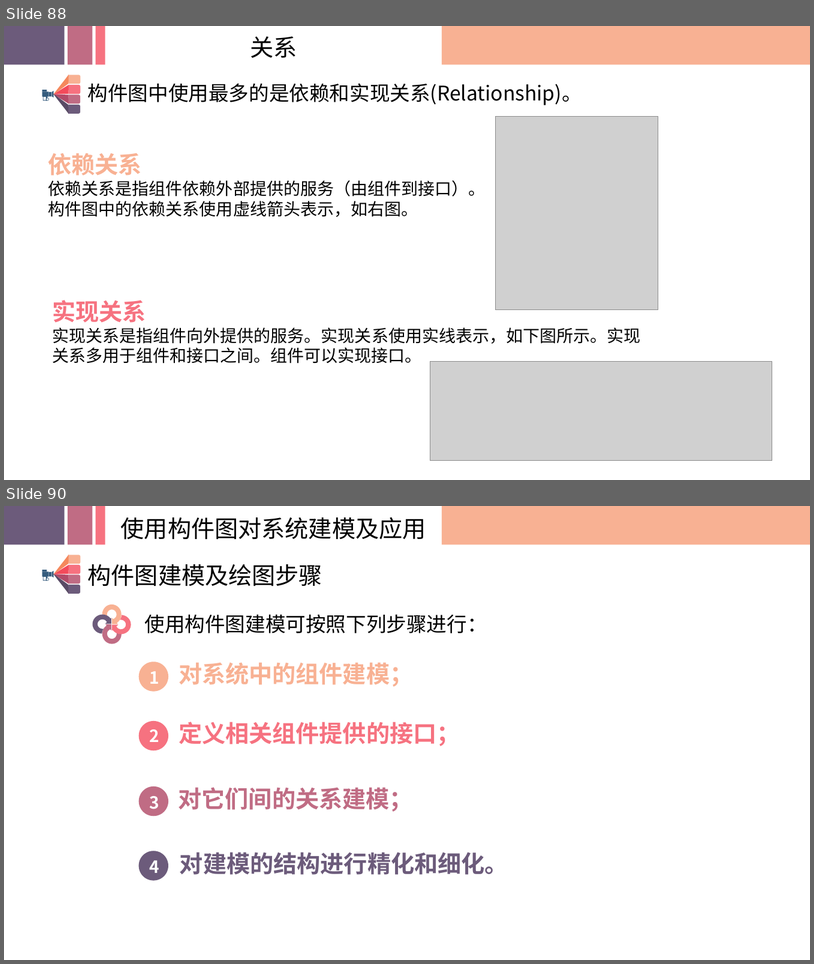
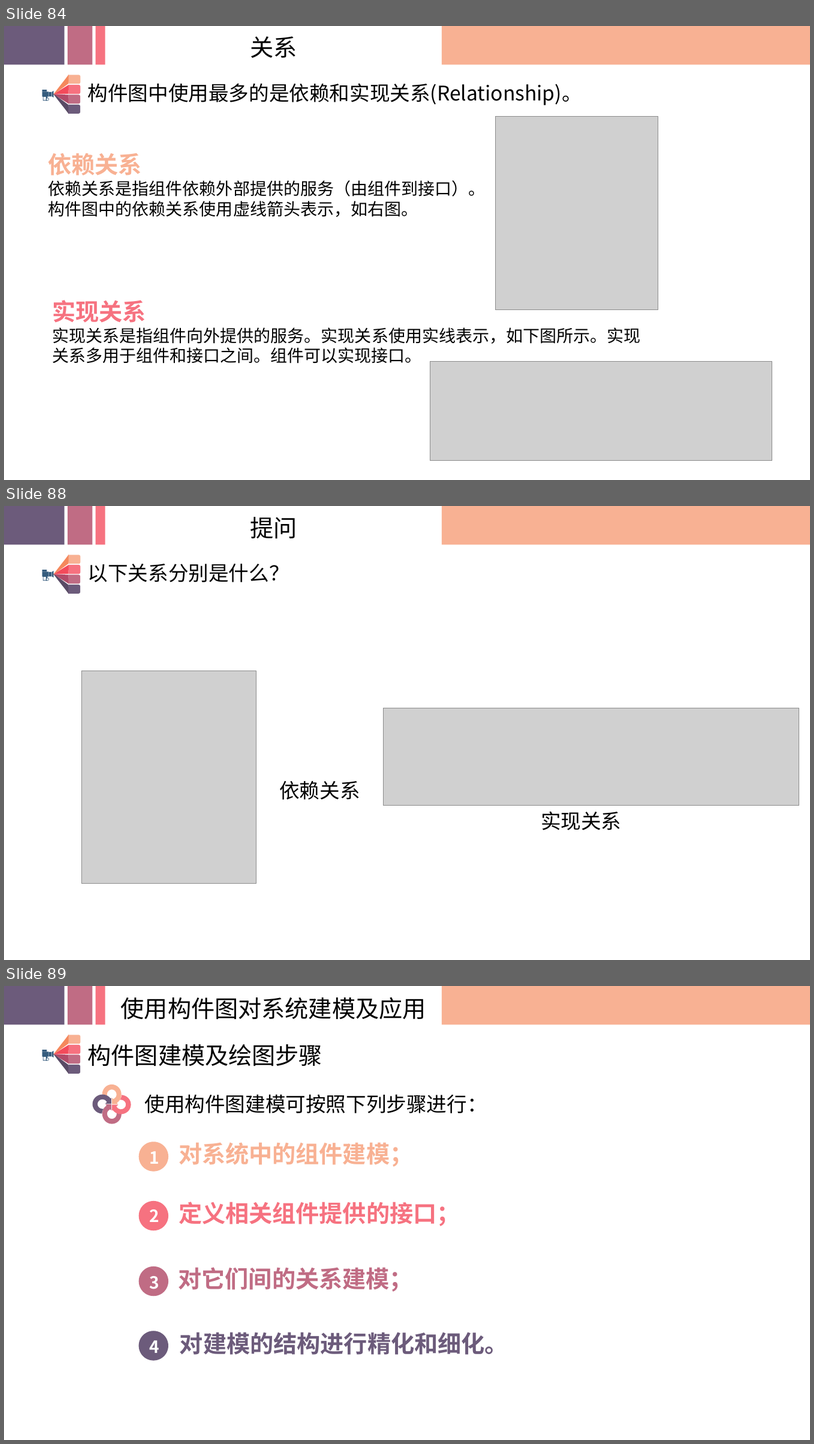
Before and after one commit to SRA2021-G04/project, a slide deck: 非受控文件/翻转课堂/SRA2021-G04-翻转课堂03.pptx. Shown one above the other, each under a label of ours: slides 88 and 90 before the commit, slides 84, 88 and 89 after it; the slides between them are not shown. The pictures are 814x964 and 814x1444 pixels, drawn with LibreOffice and Linux fonts; fonts in the diff are those of the drawing; grey boxes stand for pictures; background and template pictures are left out. Boxes give left, top, right and bottom in pixels: in the first picture for what was removed or moved away, otherwise in the second. Text is boxed around its words. In the diff, an @@ line names an element or a change of style, - is before the commit and + after.

```diff
--- a/非受控文件/翻转课堂/SRA2021-G04-翻转课堂03.pptx
+++ b/非受控文件/翻转课堂/SRA2021-G04-翻转课堂03.pptx
@@ slide 88 added at box(4, 506, 810, 960), background picture (left out) @@
@@ rectangle added at box(4, 506, 65, 545), fill #6C5B7B @@
@@ rectangle added at box(68, 506, 92, 545), fill #C06C84 @@
@@ rectangle added at box(95, 506, 105, 545), fill #F67280 @@
@@ text added at box(250, 517, 297, 538), 28 pt, text #000000 @@
+提问
@@ rectangle added at box(442, 506, 810, 545), fill #F8B193 @@
@@ group added at box(42, 555, 290, 594): 10 freeform shapes, 4 rectangles, 2 ellipses, 1 text @@
+以下关系分别是什么？
@@ picture added at box(82, 671, 256, 883) @@
@@ picture added at box(384, 708, 800, 805) @@
@@ text added at box(279, 781, 360, 799), 24 pt, text #000000 @@
+依赖关系
@@ text added at box(541, 811, 621, 830), 24 pt, text #000000 @@
+实现关系
@@ what was slide 88 is now slide 84 @@
@@ what was slide 90 is now slide 89 @@
```
Also in this commit, not shown: 2 slides changed, 3 other slides added, 4 slides removed.
